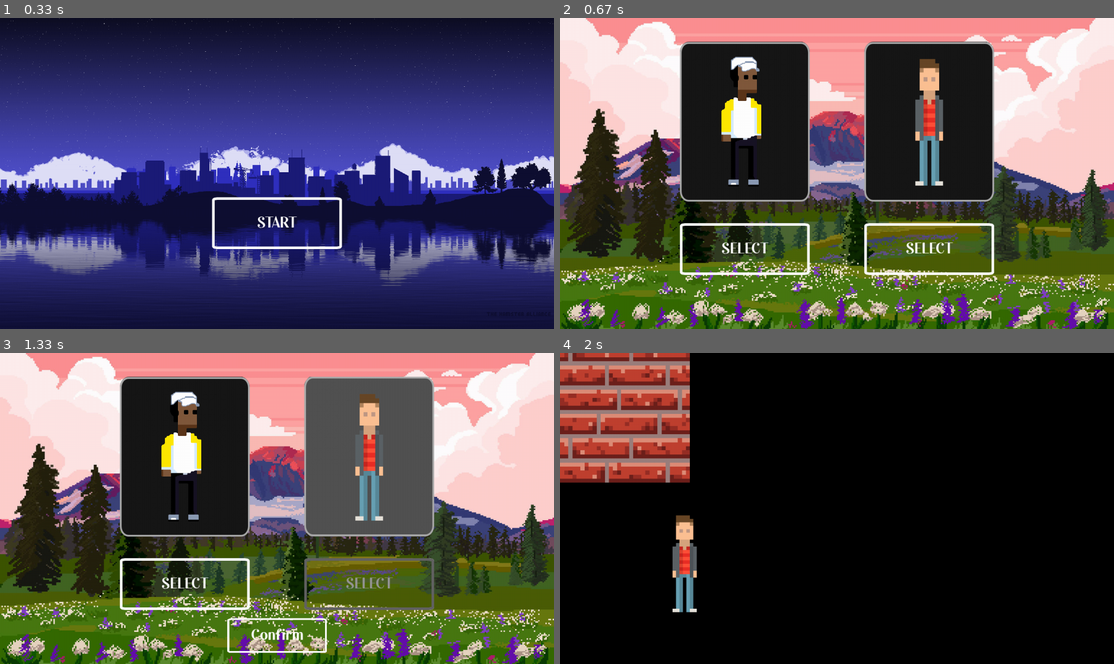
Above: before the commit, frames 1-4 (two rows, left to right).
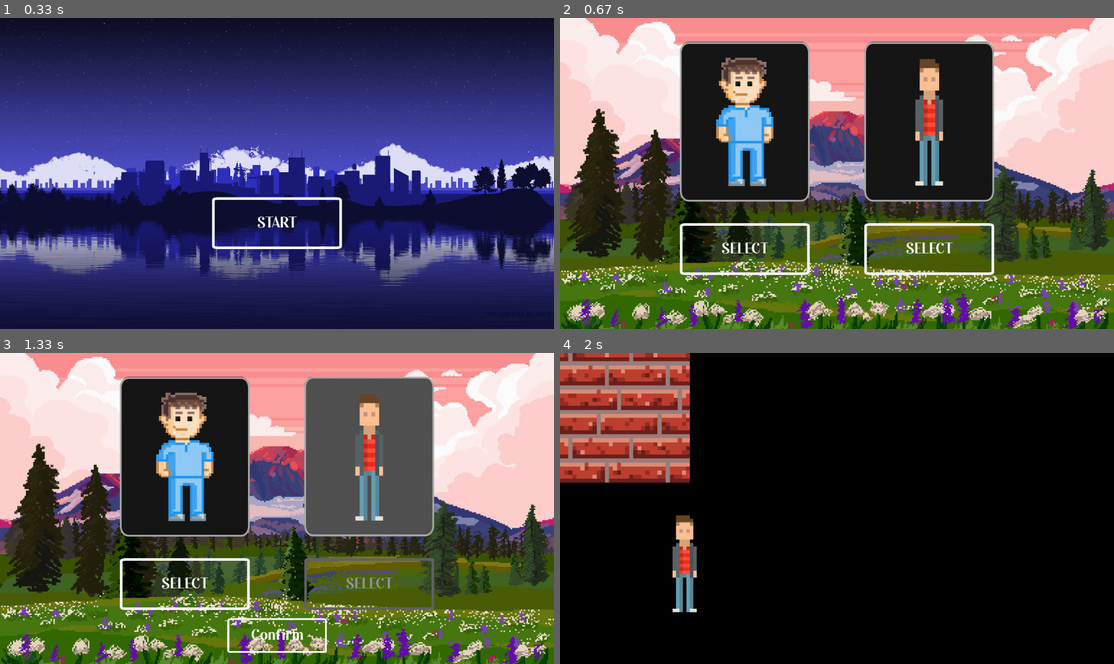
Above: after the commit, the same moments.

Repository: Samuelg924/Proyecto
Game: pygame game, started from proyecto-videojuego/pygame/main2.py
Two runs of this game, one before a commit and one after it. Both use one fixed random seed, a clock stepped at 60 frames per second and the inputs below.
Inputs (mouse positions are in pixels of both pictures, inside the frame that each line leads up to):
- Up to frame 1 (0.33 s): no input
- Up to frame 2 (0.67 s): tap Enter at 0.33 s
- Up to frame 3 (1.33 s): click "SELECT" at 0.72 s; click "SELECT" at 1.05 s
- Up to frame 4 (2 s): click "Confirm" at 1.38 s; hold D from 1.67 s (still down); move the mouse to (704, 511) at 1.7 s

Frame 1 is identical in both runs. In frame 2, 3.0% of the frame differs, in the area x 28-39%, y 12-55%; in frame 3, 3.0%; in frame 4, nothing differs.

Commit message:
Agregado otro modelo de personaje

Diff:
--- a/proyecto-videojuego/pygame/main2.py
+++ b/proyecto-videojuego/pygame/main2.py
@@ -7,7 +7,7 @@
 		self.floor = floor
 		self.wall = wall
 		self.wall_door = wall_door
-		self.character_surface1 = pygame.transform.scale2x(character_surface1)
+		self.character_surface1 = character_surface3
 		self.character_surface2 = pygame.transform.scale(character_surface2, (64, 295))
 		self.background_character1 = character_background1
 		self.background_character2 = character_background1
@@ -46,7 +46,7 @@
 
 class Character:
 	def __init__(self, character_surface_number):
-		if character_surface_number == 1: self.character = character_image_list1[character_index]
+		if character_surface_number == 1: self.character = character_image_list3[character_index]
 		if character_surface_number == 2: self.character = character_image_list2[character_index]
 		self.character_x_pos = 250
 		self.character_y_pos = 600
@@ -214,6 +214,7 @@
 marco_boton_gris = pygame.image.load("proyecto-videojuego/resources/Marco_boton_gris.png").convert_alpha()
 character_surface1 = pygame.image.load("proyecto-videojuego/resources/Character-test.png").convert_alpha()
 character_surface2 = pygame.image.load("proyecto-videojuego/resources/Character-test2.png").convert_alpha()
+character_surface3 = pygame.image.load("proyecto-videojuego/resources/Character-test3.png").convert_alpha()
 character_background1 = pygame.image.load("proyecto-videojuego/resources/Character_background.png").convert_alpha()
 character_background2 = pygame.image.load("proyecto-videojuego/resources/Character_background2.png").convert_alpha()
 
@@ -239,6 +240,15 @@
 	character_surface2,
 	character_surface2,
 	character_surface2
+]
+
+character_image_list3 = [
+	character_surface3,
+	character_surface3,
+	character_surface3,
+	character_surface3,
+	character_surface3,
+	character_surface3
 ]
 
 
Binary file added: proyecto-videojuego/resources/Character-test3.png
